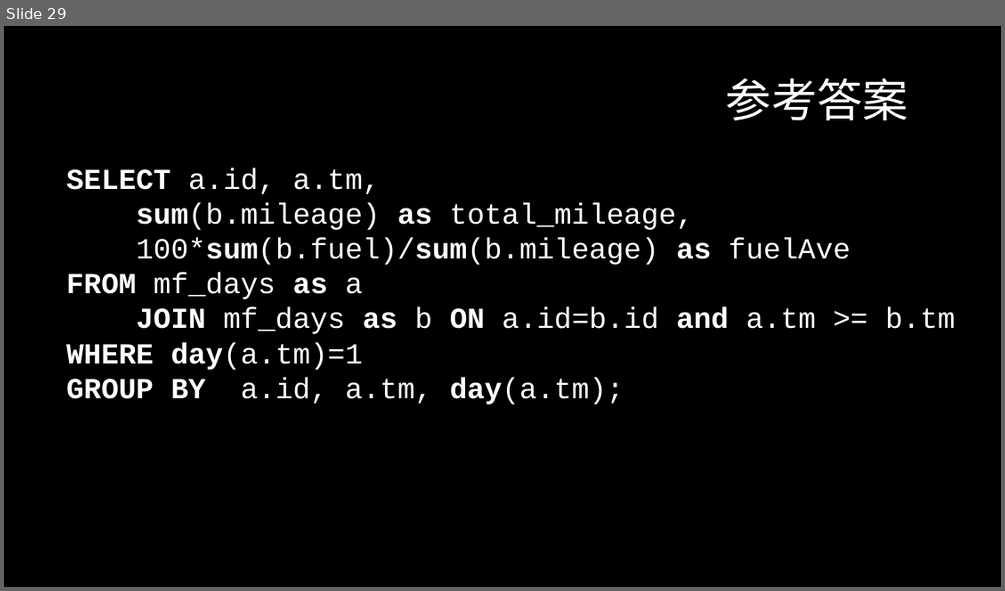
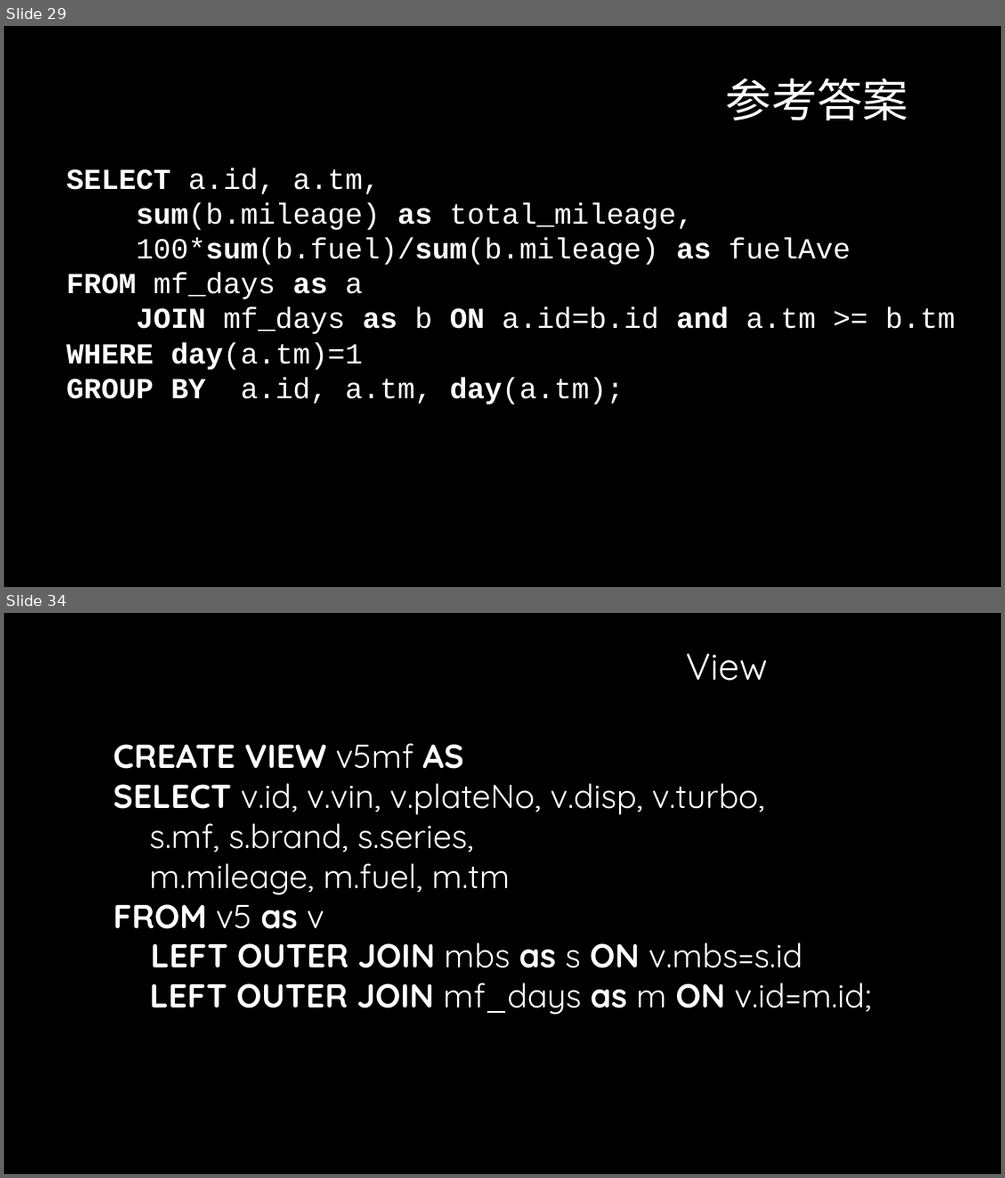
Before and after one commit to InCar/Training, a slide deck: Database/database.pptx. Shown one above the other, each under a label of ours: slide 29 before the commit, slides 29 and 34 after it; the slides between them are not shown. The pictures are 1005x591 and 1005x1178 pixels, drawn with LibreOffice and Linux fonts; fonts in the diff are those of the drawing; background and template pictures are left out. Boxes give left, top, right and bottom in pixels: in the first picture for what was removed or moved away, otherwise in the second. Text is boxed around its words. In the diff, an @@ line names an element or a change of style, - is before the commit and + after.

```diff
--- a/Database/database.pptx
+++ b/Database/database.pptx
@@ slide 34 added at bbox=[4, 613, 1001, 1174], background #000000 @@
@@ text added at bbox=[686, 653, 768, 681], 36 pt, text #FFFFFF @@
+View
@@ text added at bbox=[113, 743, 872, 1014], 32 pt, text #FFFFFF @@
+CREATE VIEW v5mf AS
+SELECT v.id, v.vin, v.plateNo, v.disp, v.turbo,
+s.mf, s.brand, s.series,
+m.mileage, m.fuel, m.tm
+FROM v5 as v
+LEFT OUTER JOIN mbs as s ON v.mbs=s.id
+LEFT OUTER JOIN mf_days as m ON v.id=m.id;
```
Also in this commit, not shown: 7 other slides added, 1 slide removed.
